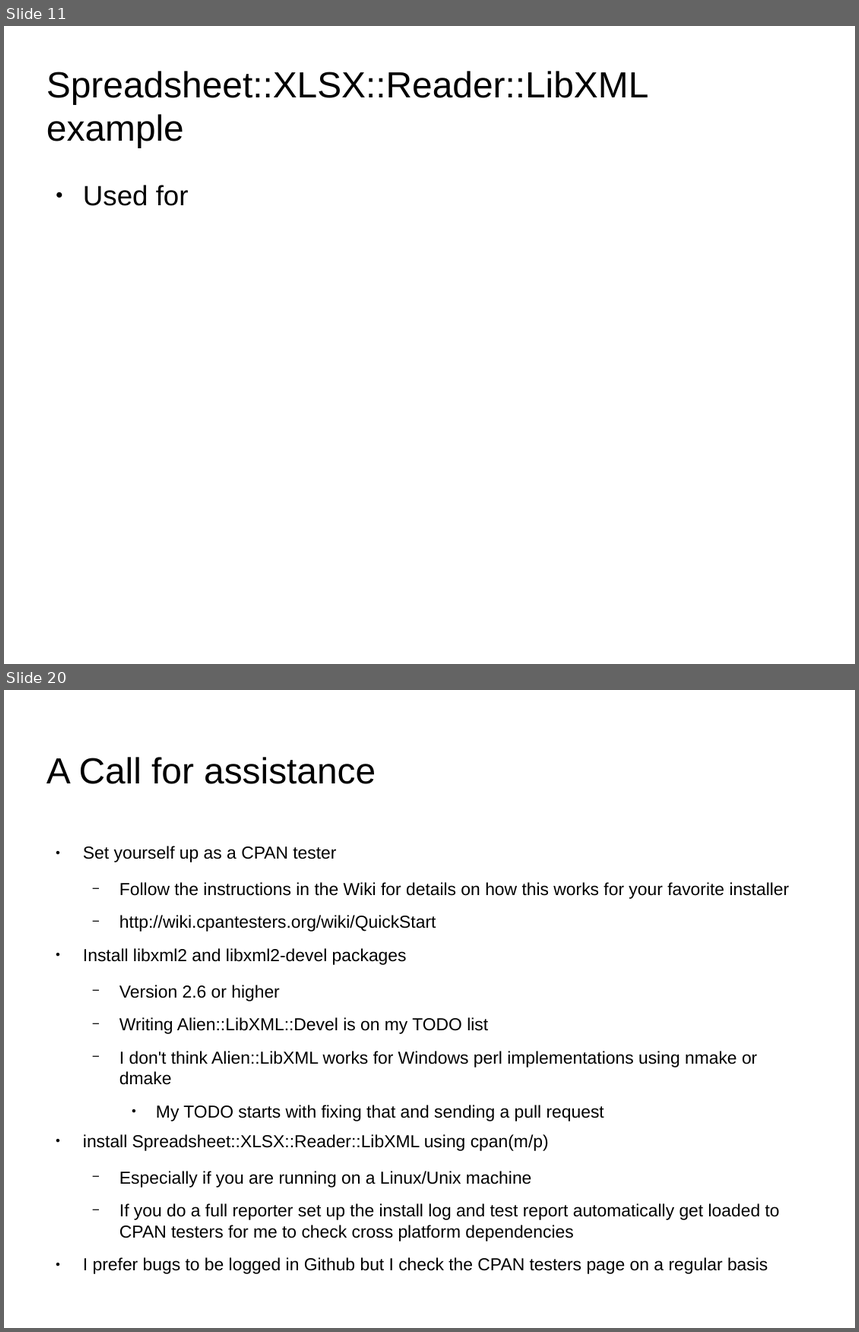
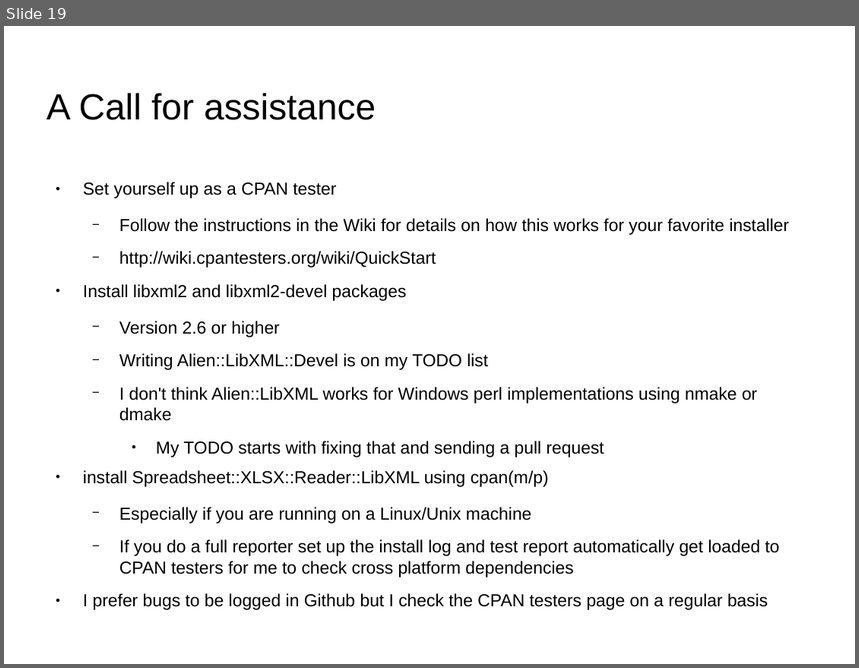
Before and after one commit to jandrew/Spreadsheet-XLSX-Reader-LibXML, a slide deck: Presentation/SVPerlTalk.odp. Shown one above the other, each under a label of ours: slides 11 and 20 before the commit, slide 19 after it; the slides between them are not shown. The pictures are 859x1332 and 859x668 pixels, drawn with LibreOffice and Linux fonts; fonts in the diff are those of the drawing; background and template pictures are left out. Boxes give left, top, right and bottom in pixels: in the first picture for what was removed or moved away, otherwise in the second. Text is boxed around its words. In the diff, an @@ line names an element or a change of style, - is before the commit and + after.

```diff
--- a/Presentation/SVPerlTalk.odp
+++ b/Presentation/SVPerlTalk.odp
@@ slide 11 removed at [4, 26, 855, 664], background picture (left out) @@
@@ title removed at [47, 71, 648, 148] @@
-Spreadsheet::XLSX::Reader::LibXML example
@@ text removed at [83, 185, 189, 206] @@
-● Used for
@@ what was slide 20 is now slide 19 @@
```
Also in this commit, not shown: 10 slides changed, 4 slides added, 4 other slides removed, 47 other files.
